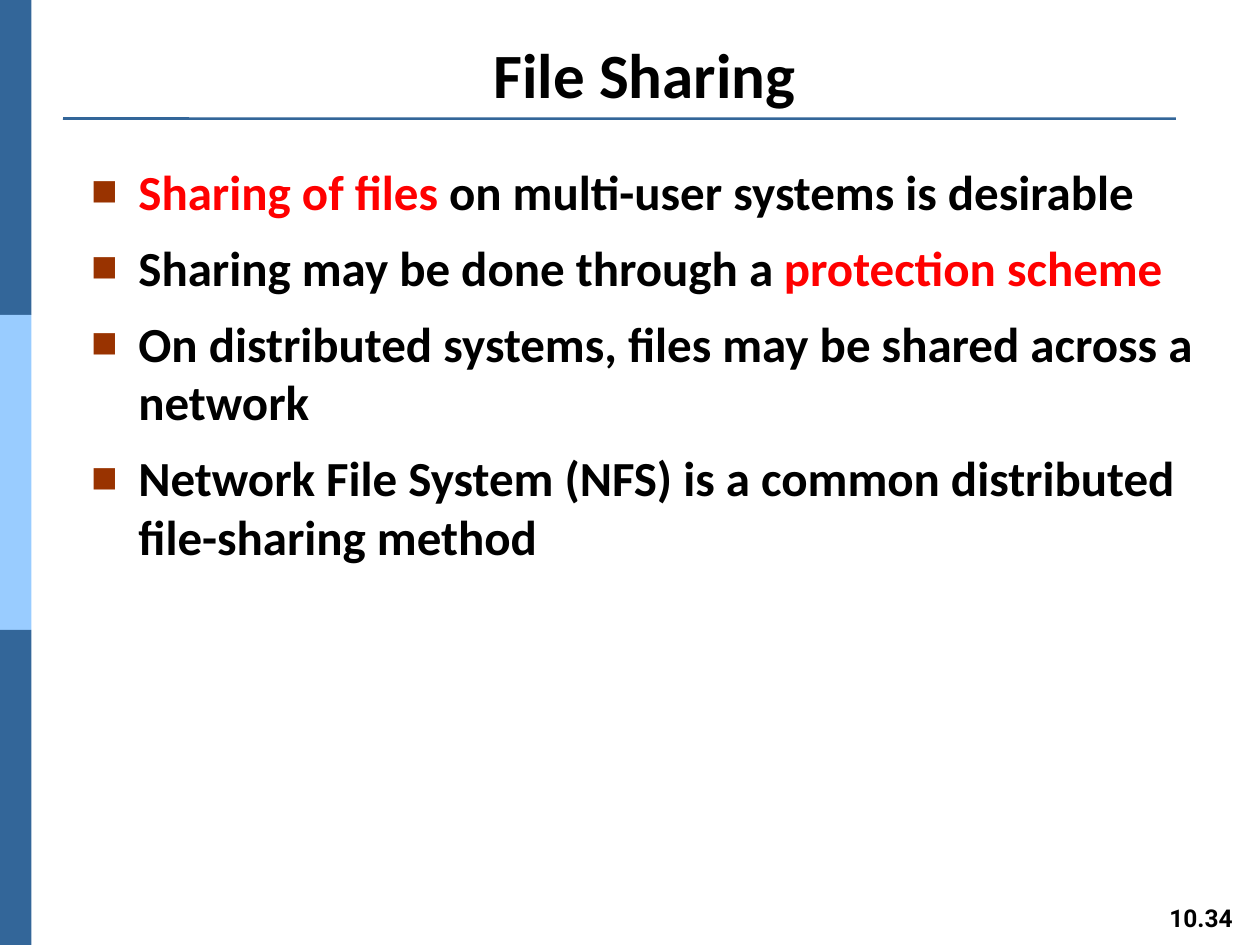
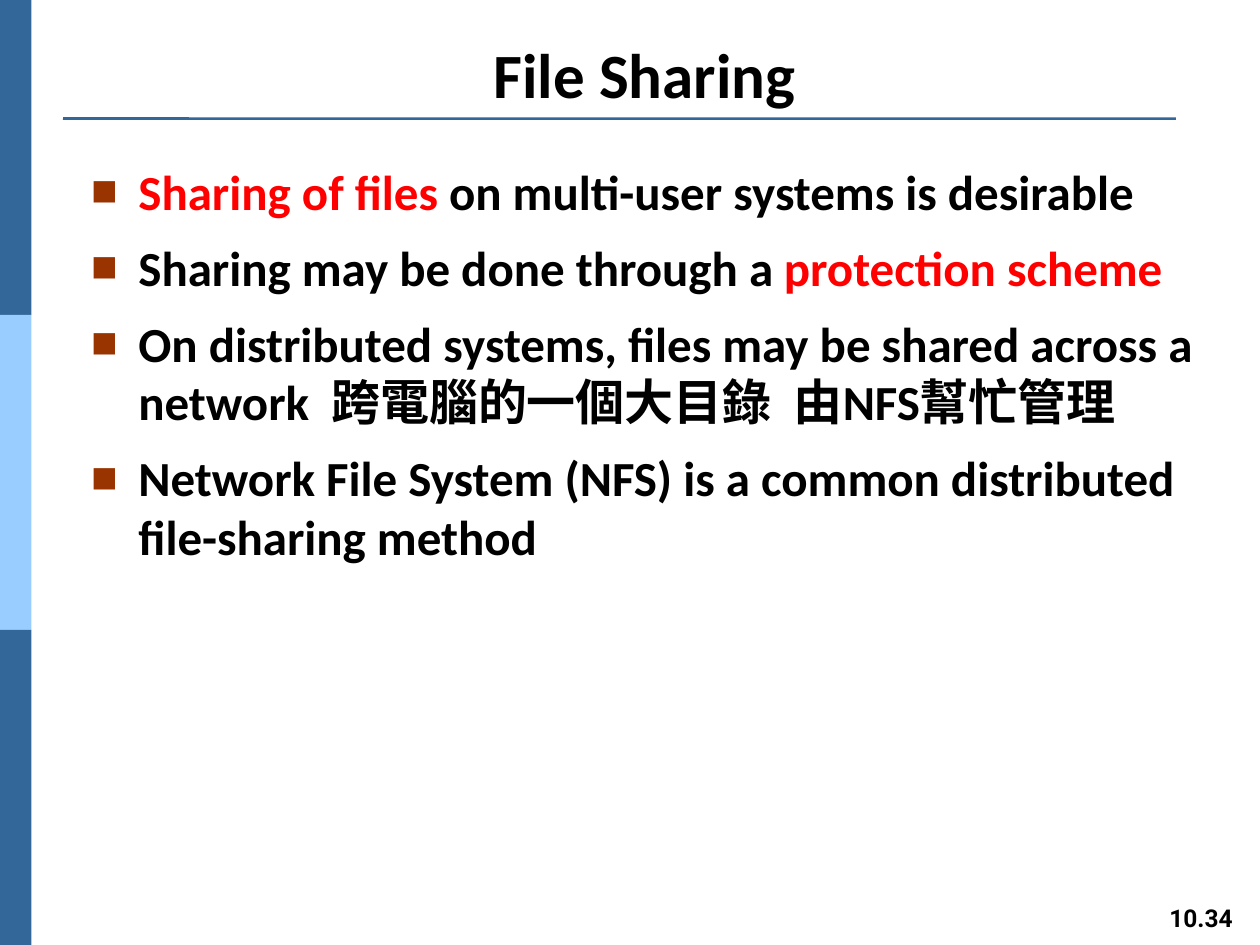
Before and after one commit to Yang09701194/OS_Learning, a slide deck: slide 34 of ch10.pptx. Drawn at 1260x945 pixels with LibreOffice and Linux fonts; fonts in the diff are those of the drawing. Boxes give left, top, right and bottom in pixels: in the first picture for what was removed or moved away, otherwise in the second. Text is boxed around its words. In the diff, an @@ line names an element or a change of style, - is before the commit and + after.

```diff
--- a/ch10.pptx
+++ b/ch10.pptx
@@ text at [138,327,1192,425]: text changed @@
-■ On distributed systems, files may be shared across a network
+■ On distributed systems, files may be shared across a network 跨電腦的一個大目錄 由NFS幫忙管理
```
Also in this commit, not shown: 9 other slides changed.
